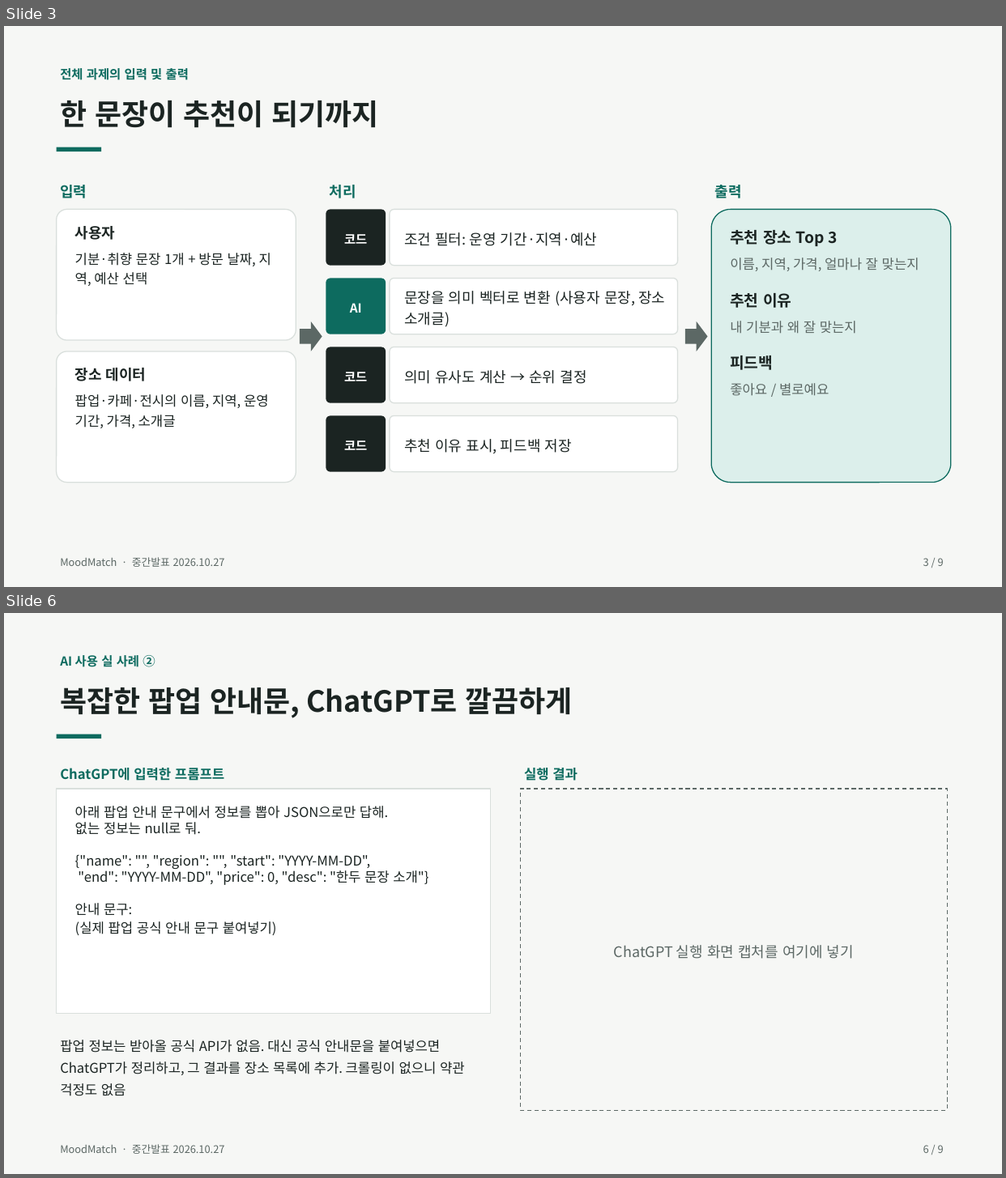
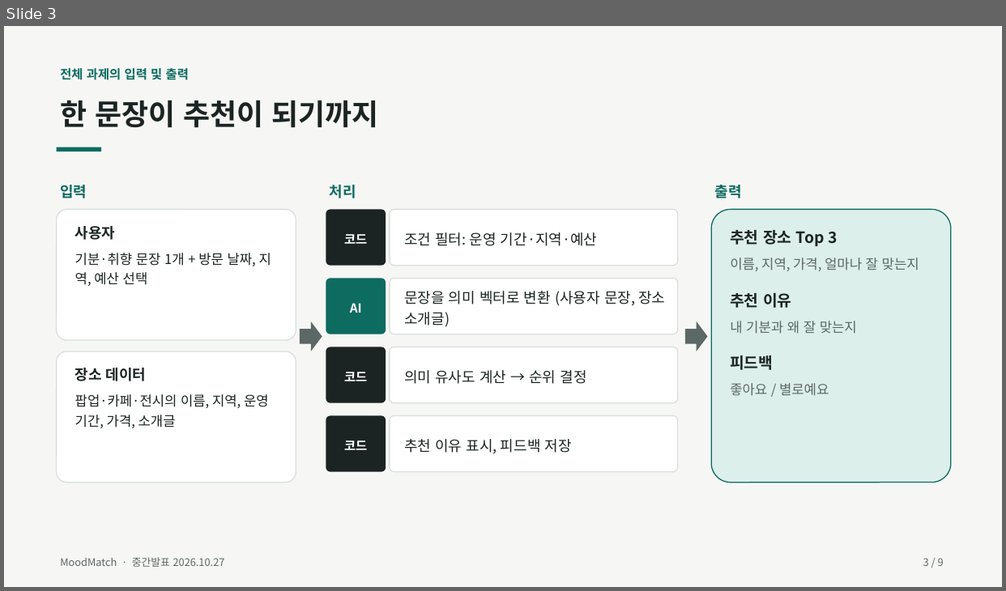
Before and after one commit to junwoo906/MoodMatch, a slide deck: docs/MoodMatch_중간발표.pptx. Shown one above the other, each under a label of ours: slides 3 and 6 before the commit, slide 3 after it; the slides between them are not shown. The pictures are 1006x1178 and 1006x591 pixels, drawn with LibreOffice and Linux fonts; fonts in the diff are those of the drawing. Boxes give left, top, right and bottom in pixels: in the first picture for what was removed or moved away, otherwise in the second. Text is boxed around its words. In the diff, an @@ line names an element or a change of style, - is before the commit and + after.

```diff
--- a/docs/MoodMatch_중간발표.pptx
+++ b/docs/MoodMatch_중간발표.pptx
@@ slide 6 removed at bbox=[4, 613, 1002, 1174], background #F6F7F5 @@
@@ text removed at bbox=[60, 655, 155, 667] @@
-AI 사용 실 사례 ②
@@ text removed at bbox=[60, 688, 573, 718] @@
-복잡한 팝업 안내문, ChatGPT로 깔끔하게
@@ rectangle removed at bbox=[57, 735, 101, 739] @@
@@ text removed at bbox=[60, 768, 224, 781] @@
-ChatGPT에 입력한 프롬프트
@@ text removed at bbox=[524, 768, 577, 781] @@
-실행 결과
@@ rectangle removed at bbox=[57, 789, 491, 1013] @@
@@ text removed at bbox=[75, 806, 428, 935] @@
-아래 팝업 안내 문구에서 정보를 뽑아 JSON으로만 답해.
-없는 정보는 null로 둬.
-{"name": "", "region": "", "start": "YYYY-MM-DD",
-"end": "YYYY-MM-DD", "price": 0, "desc": "한두 문장 소개"}
-안내 문구:
-(실제 팝업 공식 안내 문구 붙여넣기)
@@ rectangle removed at bbox=[521, 789, 948, 1111] @@
@@ text removed at bbox=[614, 945, 854, 959] @@
-ChatGPT 실행 화면 캡처를 여기에 넣기
@@ text removed at bbox=[60, 1040, 465, 1097] @@
-팝업 정보는 받아올 공식 API가 없음. 대신 공식 안내문을 붙여넣으면 ChatGPT가 정리하고, 그 결과를 장소 목록에 추가. 크롤링이 없으니 약관 걱정도 없음
@@ text removed at bbox=[60, 1144, 225, 1154] @@
-MoodMatch · 중간발표 2026.10.27
@@ text removed at bbox=[923, 1145, 944, 1153] @@
-6 / 9
```
Also in this commit, not shown: 4 slides changed, 1 slide added, 2 other files.
